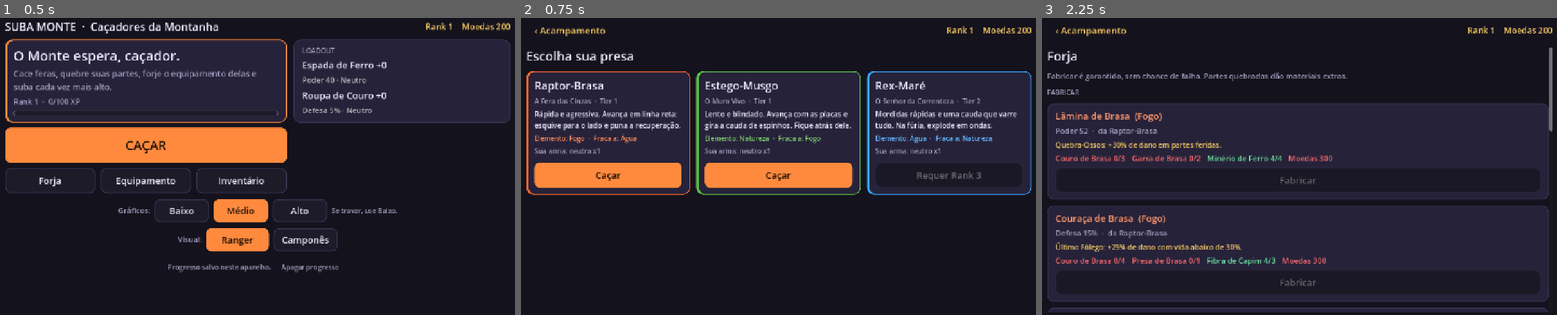
Above: before the commit, frames 1-3 (left to right).
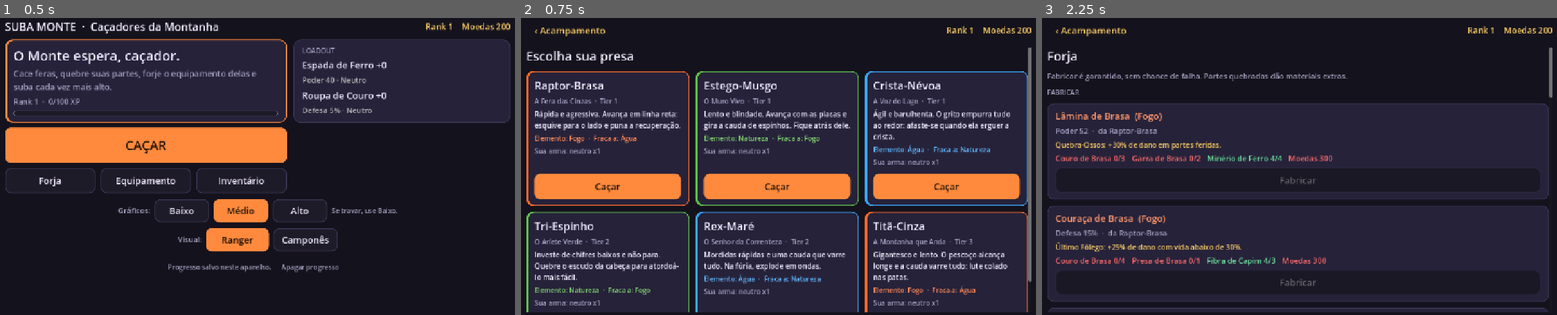
Above: after the commit, the same moments.

Repository: gabrielsnunes02-boop/suba-monte
Game: Godot game, scene res://scenes/main.tscn
Same seed, same stepped clock (60 frames per second), same inputs: the game is played once before the commit and once after it.
Inputs:
- Up to frame 1 (0.5 s): no input
- Up to frame 2 (0.75 s): click "CAÇAR" at 0.5 s
- Up to frame 3 (2.25 s): click "‹ Acampamento" at 1.25 s; click "Forja" at 2 s

Frame 1 is identical in both runs. In frame 2, 47% of the frame differs, in the area x 1-100%, y 9-100%; in frame 3, less than 0.1%.

Commit message:
Três feras novas: Crista-Névoa, Tri-Espinho e Titã-Cinza
- Modelos parassaurolofo, tricerátops e apatossauro (Quaternius, CC0)
- Materiais, arma e armadura de cada uma; regiões de lago, mata fechada
  e vulcânica; Titã-Cinza é o primeiro Tier 3 (Rank 4)
- Tela de caçadas em grade de 3 colunas

Co-Authored-By: Claude Opus 5.5 <noreply@anthropic.com>
Claude-Session: https://claude.ai/code/session_012kerzq6FDyNmLAqMnhjcRy

Diff:
--- a/scripts/core/game_data.gd
+++ b/scripts/core/game_data.gd
@@ -33,6 +33,24 @@
 	"mandibula_mare": {"nome": "Mandíbula Abissal", "raridade": "incomum", "descricao": "Quebre a cabeça do Rex-Maré."},
 	"cauda_mare": {"nome": "Cauda de Correnteza", "raridade": "incomum", "descricao": "Corte a cauda do Rex-Maré."},
 	"coracao_mare": {"nome": "Coração de Maré", "raridade": "raro", "descricao": "Ouve-se o mar dentro dele."},
+
+	"pele_nevoa": {"nome": "Pele de Névoa", "raridade": "comum", "descricao": "Lisa e sempre fria."},
+	"crista_nevoa": {"nome": "Crista Sonora", "raridade": "incomum", "descricao": "Assobia com o vento."},
+	"cranio_nevoa": {"nome": "Crânio de Névoa", "raridade": "incomum", "descricao": "Quebre a cabeça da Crista-Névoa."},
+	"cauda_nevoa": {"nome": "Cauda de Névoa", "raridade": "incomum", "descricao": "Corte a cauda da Crista-Névoa."},
+	"coracao_nevoa": {"nome": "Coração de Névoa", "raridade": "raro", "descricao": "Solta vapor em silêncio."},
+
+	"placa_espinho": {"nome": "Placa Espinhosa", "raridade": "comum", "descricao": "Dura como casca de árvore velha."},
+	"chifre_espinho": {"nome": "Chifre Verde", "raridade": "incomum", "descricao": "Cresce de novo a cada estação."},
+	"escudo_espinho": {"nome": "Escudo do Tri-Espinho", "raridade": "incomum", "descricao": "Quebre a cabeça do Tri-Espinho."},
+	"cauda_espinho": {"nome": "Cauda Espinhosa", "raridade": "incomum", "descricao": "Corte a cauda do Tri-Espinho."},
+	"coracao_espinho": {"nome": "Coração de Cerne", "raridade": "raro", "descricao": "Tem anéis como um tronco."},
+
+	"escama_tita": {"nome": "Escama de Cinza", "raridade": "comum", "descricao": "Cheira a vulcão."},
+	"osso_tita": {"nome": "Osso Colossal", "raridade": "incomum", "descricao": "Pesado demais para um só caçador."},
+	"cranio_tita": {"nome": "Crânio do Titã", "raridade": "incomum", "descricao": "Quebre a cabeça do Titã-Cinza."},
+	"cauda_tita": {"nome": "Cauda do Titã", "raridade": "incomum", "descricao": "Corte a cauda do Titã-Cinza."},
+	"coracao_tita": {"nome": "Coração de Magma", "raridade": "raro", "descricao": "Brilha no escuro como lava."},
 }
 
 const PERKS := {
@@ -71,10 +89,32 @@
 	"couraca_mare": {"nome": "Couraça de Maré", "slot": "armadura", "elemento": "agua", "base": 0.24, "perk": "folego_longo",
 		"fera": "jacare_mare", "receita": {"escama_mare": 5, "cauda_mare": 1, "fibra": 5}, "custo": 700,
 		"material_upgrade": "escama_mare", "material_raro": "coracao_mare"},
+
+	"lamina_nevoa": {"nome": "Lâmina de Névoa", "slot": "arma", "elemento": "agua", "base": 52.0, "perk": "esquiva_afiada",
+		"fera": "crista_nevoa", "receita": {"pele_nevoa": 3, "crista_nevoa": 2, "minerio": 4}, "custo": 300,
+		"material_upgrade": "pele_nevoa", "material_raro": "coracao_nevoa"},
+	"couraca_nevoa": {"nome": "Couraça de Névoa", "slot": "armadura", "elemento": "agua", "base": 0.15, "perk": "folego_longo",
+		"fera": "crista_nevoa", "receita": {"pele_nevoa": 4, "cranio_nevoa": 1, "fibra": 3}, "custo": 300,
+		"material_upgrade": "pele_nevoa", "material_raro": "coracao_nevoa"},
+
+	"lamina_espinho": {"nome": "Lâmina Espinhosa", "slot": "arma", "elemento": "natureza", "base": 68.0, "perk": "quebra_ossos",
+		"fera": "tri_espinho", "receita": {"placa_espinho": 4, "chifre_espinho": 2, "escudo_espinho": 1, "minerio": 6}, "custo": 700,
+		"material_upgrade": "placa_espinho", "material_raro": "coracao_espinho"},
+	"couraca_espinho": {"nome": "Couraça Espinhosa", "slot": "armadura", "elemento": "natureza", "base": 0.26, "perk": "pele_grossa",
+		"fera": "tri_espinho", "receita": {"placa_espinho": 5, "cauda_espinho": 1, "fibra": 5}, "custo": 700,
+		"material_upgrade": "placa_espinho", "material_raro": "coracao_espinho"},
+
+	"lamina_tita": {"nome": "Lâmina do Titã", "slot": "arma", "elemento": "fogo", "base": 86.0, "perk": "ultimo_folego",
+		"fera": "tita_cinza", "receita": {"escama_tita": 5, "osso_tita": 3, "cranio_tita": 1, "minerio": 8}, "custo": 1400,
+		"material_upgrade": "escama_tita", "material_raro": "coracao_tita"},
+	"couraca_tita": {"nome": "Couraça do Titã", "slot": "armadura", "elemento": "fogo", "base": 0.32, "perk": "cacador_paciente",
+		"fera": "tita_cinza", "receita": {"escama_tita": 6, "cauda_tita": 1, "osso_tita": 2, "fibra": 6}, "custo": 1400,
+		"material_upgrade": "escama_tita", "material_raro": "coracao_tita"},
 }
 
 const GEAR_ORDER := ["espada_ferro", "roupa_couro", "lamina_brasa", "couraca_brasa", "lamina_musgo",
-	"couraca_musgo", "lamina_mare", "couraca_mare"]
+	"couraca_musgo", "lamina_nevoa", "couraca_nevoa", "lamina_mare", "couraca_mare", "lamina_espinho",
+	"couraca_espinho", "lamina_tita", "couraca_tita"]
 
 const MAX_UPGRADE := 10
 
@@ -140,6 +180,66 @@
 			"plantas": ["Bush_Common_Flowers", "Fern_1", "Flower_3_Group", "Flower_4_Group", "Mushroom_Common", "Clover_1"]},
 	},
 	{
+		"id": "crista_nevoa", "nome": "Crista-Névoa", "apelido": "A Voz do Lago", "tier": 1, "rank_minimo": 1,
+		"elemento": "agua", "vida": 2400.0, "velocidade": 5.0, "defesa": 0.05, "limite_atordoamento": 240.0,
+		"descricao": "Ágil e barulhenta. O grito empurra tudo ao redor: afaste-se quando ela erguer a crista.",
+		"partes": [
+			{"id": "cabeca", "nome": "Crista", "vida": 480.0, "drop": "cranio_nevoa"},
+			{"id": "costas", "nome": "Dorso", "vida": 560.0, "drop": "crista_nevoa"},
+			{"id": "cauda", "nome": "Cauda", "vida": 400.0, "drop": "cauda_nevoa"},
+		],
+		"ataques": [
+			{"id": "cabecada", "nome": "Cabeçada", "tipo": "setor", "alcance_min": 0.0, "alcance_max": 4.0, "raio": 4.4, "angulo": 90.0, "preparo": 0.6, "dano": 14.0, "recuperacao": 0.8, "so_furia": false},
+			{"id": "disparada", "nome": "Disparada", "tipo": "investida", "alcance_min": 5.0, "alcance_max": 18.0, "raio": 1.8, "angulo": 0.0, "preparo": 0.8, "dano": 18.0, "recuperacao": 1.0, "so_furia": false},
+			{"id": "grito", "nome": "Grito da Névoa", "tipo": "circulo", "alcance_min": 0.0, "alcance_max": 6.0, "raio": 5.5, "angulo": 360.0, "preparo": 1.0, "dano": 16.0, "recuperacao": 1.1, "so_furia": false},
+			{"id": "tempestade", "nome": "Tempestade de Névoa", "tipo": "circulo", "alcance_min": 0.0, "alcance_max": 8.0, "raio": 7.5, "angulo": 360.0, "preparo": 1.3, "dano": 26.0, "recuperacao": 1.3, "so_furia": true},
+		],
+		"loot": [
+			{"item": "pele_nevoa", "chance": 1.0, "qtd": [2, 3]},
+			{"item": "crista_nevoa", "chance": 0.6, "qtd": [1, 2]},
+			{"item": "coracao_nevoa", "chance": 0.12, "qtd": [1, 1]},
+		],
+		"moedas": [170, 250], "xp": 80,
+		"modelo": "Parasaurolophus",
+		"visual": {"cor_corpo": "#5d7f9a", "cor_detalhe": "#e3e9f0", "cor_olhos": "#bfefff", "comprimento": 5.5,
+			"altura": 2.7, "largura": 1.1, "pernas": 1.2, "cauda_segmentos": 5, "espinhos": "cristas"},
+		"bioma": {"chao": "#3f7a5e", "grama": "#55895c", "ceu_topo": "#c4d6de", "ceu_horizonte": "#c4d8dc",
+			"neblina": "#c4d8dc", "luz": "#f4fbff", "sombra": "#2c4048", "raio": "#e0f4ff1c",
+			"tint_grama": "#dcf0e4", "tint_terra": "#e0e0d8", "tint_rocha": "#dce6ea", "arvore": "#2c6650", "pedra": "#56706e",
+			"arvores": ["Pine_1", "Pine_2", "CommonTree_2", "Pine_5"],
+			"plantas": ["Fern_1", "Grass_Common_Tall", "Flower_3_Group", "Clover_1", "Mushroom_Common"]},
+	},
+	{
+		"id": "tri_espinho", "nome": "Tri-Espinho", "apelido": "O Aríete Verde", "tier": 2, "rank_minimo": 2,
+		"elemento": "natureza", "vida": 4600.0, "velocidade": 4.4, "defesa": 0.18, "limite_atordoamento": 400.0,
+		"descricao": "Investe de chifres baixos e não para. Quebre o escudo da cabeça para atordoá-lo mais fácil.",
+		"partes": [
+			{"id": "cabeca", "nome": "Escudo", "vida": 950.0, "drop": "escudo_espinho"},
+			{"id": "costas", "nome": "Dorso", "vida": 1000.0, "drop": "chifre_espinho"},
+			{"id": "cauda", "nome": "Cauda", "vida": 700.0, "drop": "cauda_espinho"},
+		],
+		"ataques": [
+			{"id": "chifrada", "nome": "Chifrada", "tipo": "setor", "alcance_min": 0.0, "alcance_max": 4.6, "raio": 5.0, "angulo": 100.0, "preparo": 0.7, "dano": 22.0, "recuperacao": 0.9, "so_furia": false},
+			{"id": "ariete", "nome": "Aríete", "tipo": "investida", "alcance_min": 4.0, "alcance_max": 20.0, "raio": 2.6, "angulo": 0.0, "preparo": 0.9, "dano": 30.0, "recuperacao": 1.3, "so_furia": false},
+			{"id": "pisao", "nome": "Pisão", "tipo": "circulo", "alcance_min": 0.0, "alcance_max": 5.0, "raio": 5.0, "angulo": 360.0, "preparo": 1.0, "dano": 24.0, "recuperacao": 1.1, "so_furia": false},
+			{"id": "estouro", "nome": "Estouro da Manada", "tipo": "investida", "alcance_min": 0.0, "alcance_max": 22.0, "raio": 3.2, "angulo": 0.0, "preparo": 0.7, "dano": 36.0, "recuperacao": 1.0, "so_furia": true},
+		],
+		"loot": [
+			{"item": "placa_espinho", "chance": 1.0, "qtd": [3, 4]},
+			{"item": "chifre_espinho", "chance": 0.6, "qtd": [1, 2]},
+			{"item": "coracao_espinho", "chance": 0.12, "qtd": [1, 1]},
+		],
+		"moedas": [360, 480], "xp": 150,
+		"modelo": "Triceratops",
+		"visual": {"cor_corpo": "#5b6b32", "cor_detalhe": "#d9c27a", "cor_olhos": "#e8ff9a", "comprimento": 7.0,
+			"altura": 3.0, "largura": 2.0, "pernas": 1.1, "cauda_segmentos": 4, "espinhos": "placas"},
+		"bioma": {"chao": "#4f8a3a", "grama": "#4f7a30", "ceu_topo": "#b8cca8", "ceu_horizonte": "#b6c98e",
+			"neblina": "#b6c98e", "luz": "#fff4d0", "sombra": "#202c18", "raio": "#f4ffb020",
+			"tint_grama": "#e8ffd0", "tint_terra": "#f0e8d8", "tint_rocha": "#e8f0e0", "arvore": "#2f7a3a", "pedra": "#7c8a7a",
+			"arvores": ["CommonTree_1", "CommonTree_2", "CommonTree_4", "Pine_3", "Pine_1"],
+			"plantas": ["Bush_Common", "Fern_1", "Plant_1_Big", "Plant_7_Big", "Mushroom_Common"]},
+	},
+	{
 		"id": "jacare_mare", "nome": "Rex-Maré", "apelido": "O Senhor da Correnteza", "tier": 2, "rank_minimo": 3,
 		"elemento": "agua", "vida": 5200.0, "velocidade": 4.6, "defesa": 0.12, "limite_atordoamento": 420.0,
 		"descricao": "Mordidas rápidas e uma cauda que varre tudo. Na fúria, explode em ondas.",
@@ -168,6 +268,36 @@
 			"tint_grama": "#d6f0dc", "tint_terra": "#d8dccf", "tint_rocha": "#d4e2e2", "arvore": "#2c6650", "pedra": "#56706e",
 			"arvores": ["CommonTree_1", "DeadTree_1", "Pine_5", "CommonTree_3", "Pine_2"],
 			"plantas": ["Fern_1", "Plant_1_Big", "Grass_Common_Tall", "Mushroom_Common", "Bush_Common"]},
+	},
+	{
+		"id": "tita_cinza", "nome": "Titã-Cinza", "apelido": "A Montanha que Anda", "tier": 3, "rank_minimo": 4,
+		"elemento": "fogo", "vida": 9000.0, "velocidade": 2.8, "defesa": 0.15, "limite_atordoamento": 700.0,
+		"descricao": "Gigantesco e lento. O pescoço alcança longe e a cauda varre tudo: lute colado nas patas.",
+		"partes": [
+			{"id": "cabeca", "nome": "Cabeça", "vida": 1500.0, "drop": "cranio_tita"},
+			{"id": "costas", "nome": "Dorso", "vida": 2000.0, "drop": "osso_tita"},
+			{"id": "cauda", "nome": "Cauda", "vida": 1400.0, "drop": "cauda_tita"},
+		],
+		"ataques": [
+			{"id": "pescocada", "nome": "Golpe de Pescoço", "tipo": "setor", "alcance_min": 0.0, "alcance_max": 9.5, "raio": 10.0, "angulo": 70.0, "preparo": 1.0, "dano": 32.0, "recuperacao": 1.1, "so_furia": false},
+			{"id": "chicote", "nome": "Chicote de Cauda", "tipo": "setor", "alcance_min": 0.0, "alcance_max": 7.5, "raio": 8.0, "angulo": 360.0, "preparo": 1.3, "dano": 30.0, "recuperacao": 1.2, "so_furia": false},
+			{"id": "patada_tita", "nome": "Pisada Sísmica", "tipo": "circulo", "alcance_min": 0.0, "alcance_max": 7.0, "raio": 6.5, "angulo": 360.0, "preparo": 1.35, "dano": 34.0, "recuperacao": 1.3, "so_furia": false},
+			{"id": "erupcao", "nome": "Erupção", "tipo": "circulo", "alcance_min": 0.0, "alcance_max": 12.0, "raio": 11.0, "angulo": 360.0, "preparo": 1.8, "dano": 44.0, "recuperacao": 1.6, "so_furia": true},
+		],
+		"loot": [
+			{"item": "escama_tita", "chance": 1.0, "qtd": [4, 6]},
+			{"item": "osso_tita", "chance": 0.7, "qtd": [1, 3]},
+			{"item": "coracao_tita", "chance": 0.15, "qtd": [1, 1]},
+		],
+		"moedas": [700, 950], "xp": 300,
+		"modelo": "Apatosaurus",
+		"visual": {"cor_corpo": "#4d4442", "cor_detalhe": "#e0642a", "cor_olhos": "#ffb060", "comprimento": 16.0,
+			"altura": 3.7, "largura": 2.2, "pernas": 1.8, "cauda_segmentos": 6, "espinhos": "cristas"},
+		"bioma": {"chao": "#6a5040", "grama": "#7a6440", "ceu_topo": "#8a6a70", "ceu_horizonte": "#c99a7a",
+			"neblina": "#c99a7a", "luz": "#ffd2a8", "sombra": "#3a241c", "raio": "#ffb07020",
+			"tint_grama": "#c8a070", "tint_terra": "#b89888", "tint_rocha": "#a08880", "arvore": "#5a4a3a", "pedra": "#6a5a50",
+			"arvores": ["DeadTree_1", "DeadTree_3", "TwistedTree_1"],
+			"plantas": ["Grass_Wispy_Tall", "Bush_Common", "Plant_7_Big"]},
 	},
 ]
 
--- a/scripts/ui/hub.gd
+++ b/scripts/ui/hub.gd
@@ -337,8 +337,10 @@
 func _render_hunts() -> void:
 	_content.add_child(_label("Escolha sua presa", 30))
 	var weapon: Dictionary = GameData.GEAR[profile.equipado.arma]
-	var grid := HBoxContainer.new()
-	grid.add_theme_constant_override("separation", 14)
+	var grid := GridContainer.new()
+	grid.columns = 3
+	grid.add_theme_constant_override("h_separation", 14)
+	grid.add_theme_constant_override("v_separation", 14)
 	_content.add_child(grid)
 	for b in GameData.BEASTS:
 		var locked: bool = profile.rank < b.rank_minimo
Not shown, changed: export_presets.cfg
Not shown, changed: README.md
